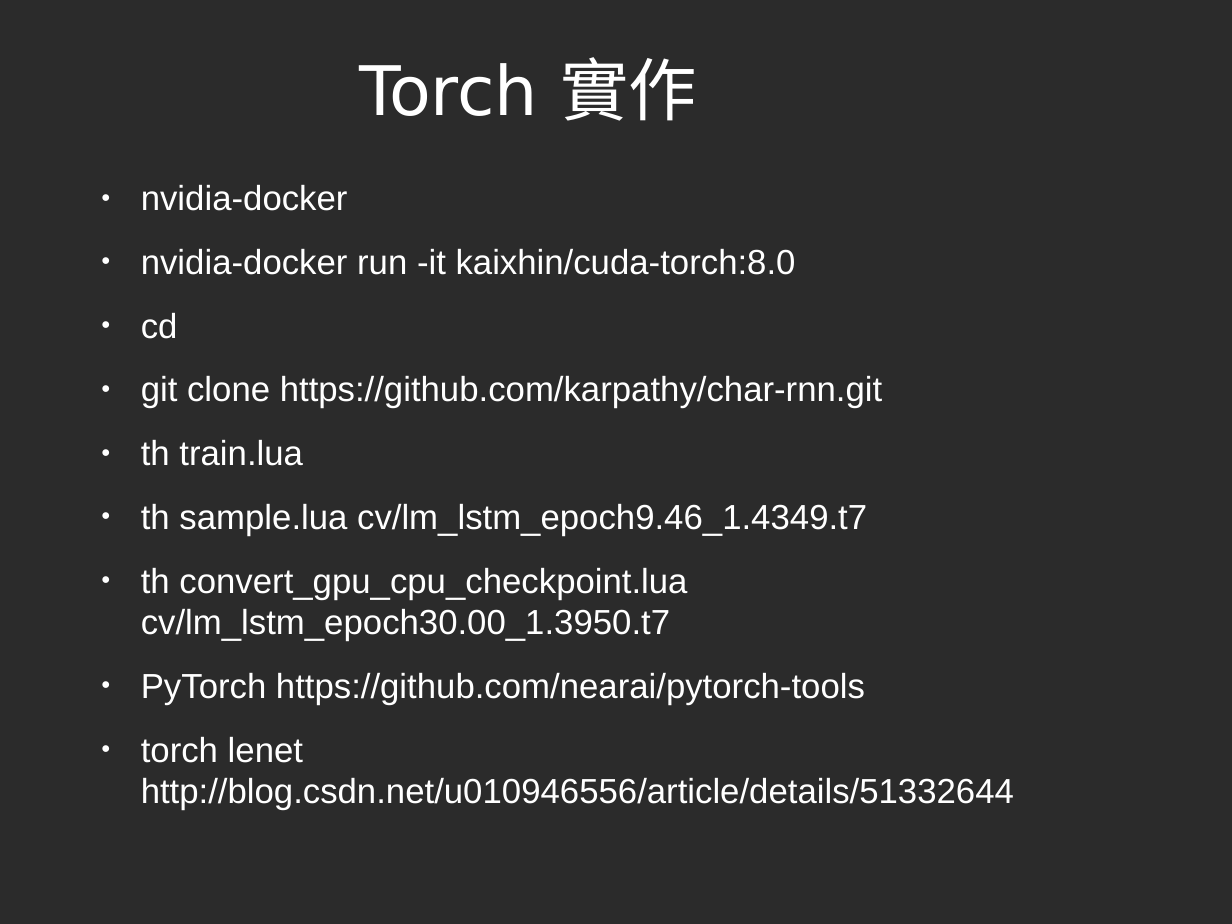
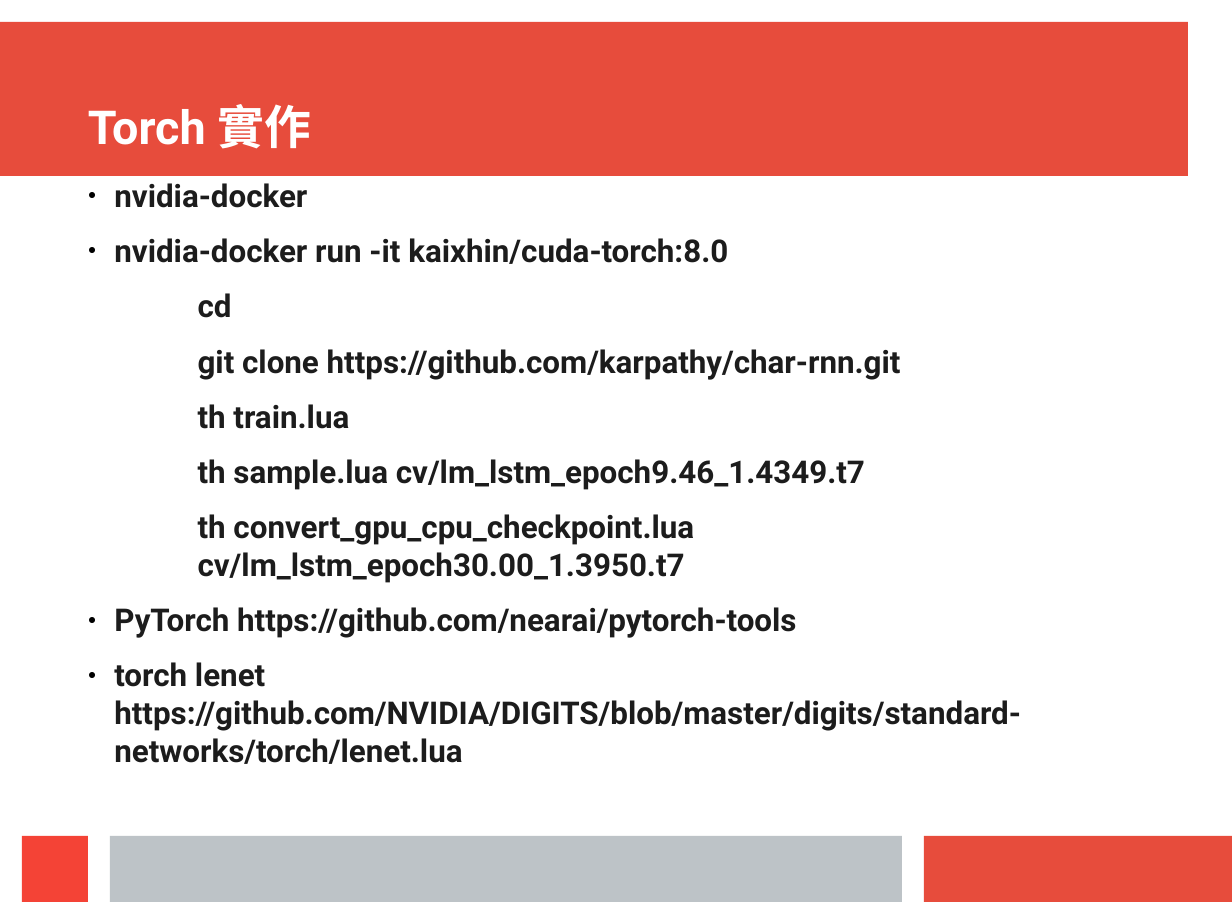
Before and after one commit to Thomas-Tsai/AI-Framework-Study, a slide deck: slide 13 of AI-Framework.odp (slide 24 before the commit). Drawn at 1232x924 pixels with LibreOffice and Linux fonts; fonts in the diff are those of the drawing; background and template pictures are left out; a plain dark background stands for a picture behind light text. Boxes give left, top, right and bottom in pixels: in the first picture for what was removed or moved away, otherwise in the second. Text is boxed around its words. In the diff, an @@ line names an element or a change of style, - is before the commit and + after.

```diff
--- a/AI-Framework.odp
+++ b/AI-Framework.odp
@@ background picture (left out) to #FFFFFF @@
@@ rectangle added at [0,22,1188,177], fill #E74C3C @@
@@ title "Torch 實作" at [88,104,310,149]: size 44 to 30.1 pt, font DejaVu Sans to Roboto, bold on; alignment centre to left; vertical alignment middle to bottom @@
@@ text at [114,183,901,638]: size 22.4 to 20.1 pt, font Arial to Roboto, text colour #FFFFFF to #1C1C1C, bold on in "nvidia-docker", "nvidia-docker run -it kaixhin/cuda-torch:8.0", "cd", "git clone https://github.com/karpathy/char-rnn.git" and 4 more places; indent changed; less space between paragraphs; bullet colour #FFFFFF to #000000; bullet ● to none @@
@@ text at [114,662,1021,764]: text changed; size 22.4 to 20.1 pt; font Arial to Roboto; text colour #FFFFFF to #1C1C1C; bold on @@
-● torch lenet http://blog.csdn.net/u010946556/article/details/51332644
+● torch lenet https://github.com/NVIDIA/DIGITS/blob/master/digits/standard-networks/torch/lenet.lua
@@ rectangle added at [22,836,88,902], fill #F44336 @@
@@ rectangle added at [110,836,902,902], fill #BDC3C7 @@
@@ rectangle added at [925,836,1232,902], fill #E74C3C @@
```
Also in this commit, not shown: 11 other slides changed, 1 slide added, 12 slides removed, 3 other files.
